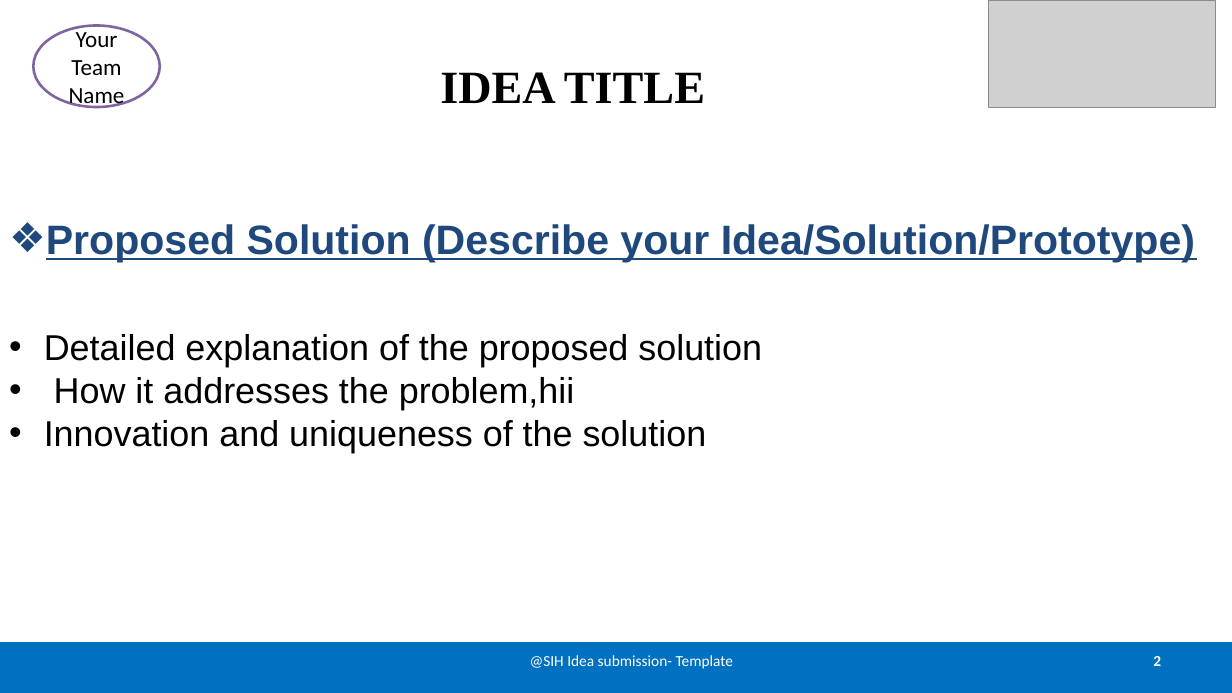
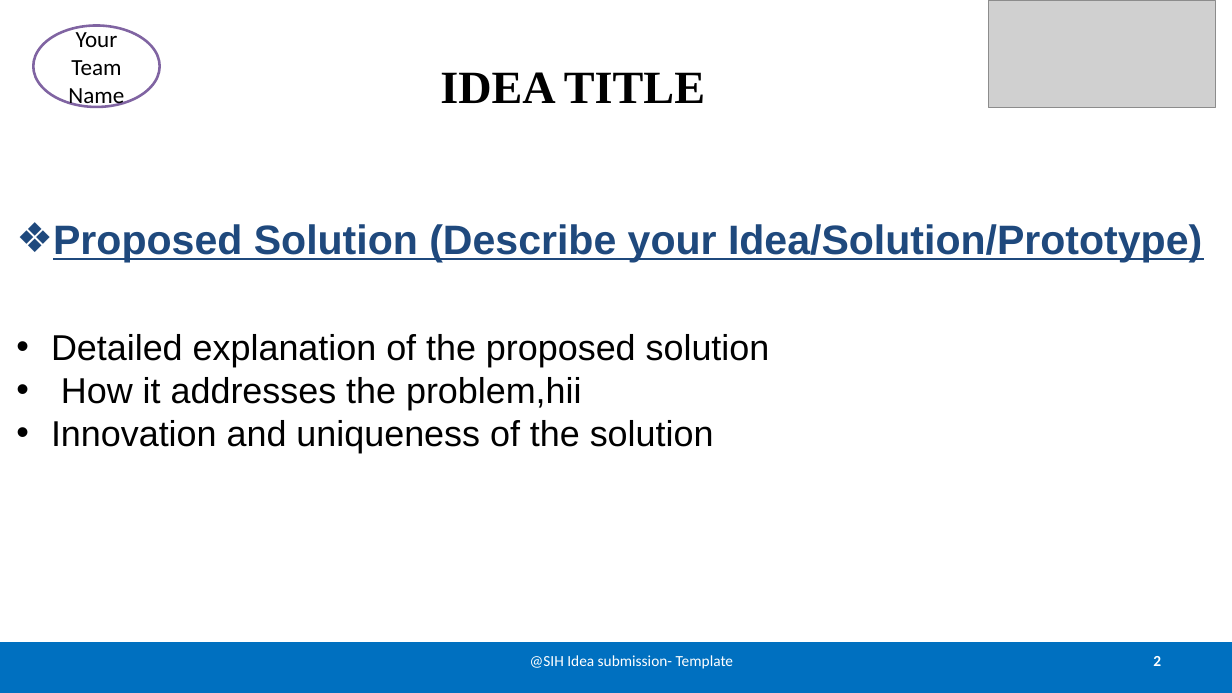
Before and after one commit to Sri-Ram143/SIH-2K26, a slide deck: slide 2 of SIH26036-presentation.pptx. Drawn at 1232x693 pixels with LibreOffice and Linux fonts; fonts in the diff are those of the drawing; grey boxes stand for pictures. Boxes give left, top, right and bottom in pixels: in the first picture for what was removed or moved away, otherwise in the second. Text is boxed around its words. In the diff, an @@ line names an element or a change of style, - is before the commit and + after.

```diff
--- a/SIH26036-presentation.pptx
+++ b/SIH26036-presentation.pptx
@@ text "Proposed Solution (Describe your Idea/Solution/Prototype)" moved from (x1=44, y1=224, x2=1195, y2=453) to (x1=51, y1=224, x2=1202, y2=453) @@
```
Also in this commit, not shown: 1 other slide changed.
